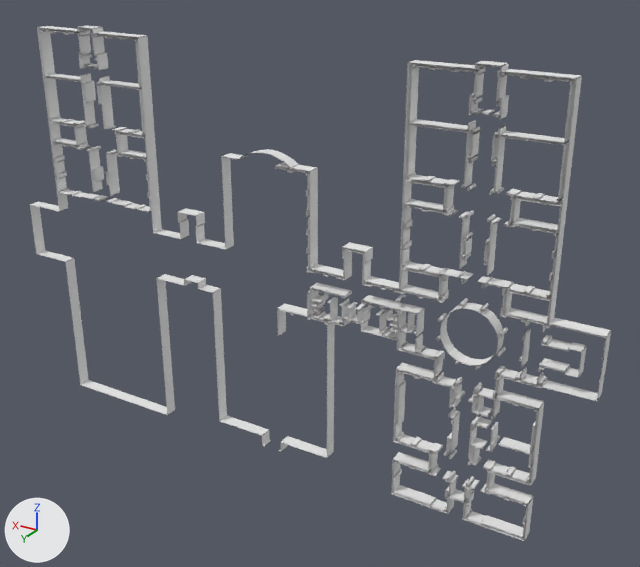
Two versions of the OBJ model TASK3-4-5_NAT/large_project/buildings/TD_def_world/TD_def_TD_n1/meshes/wall_1.obj, one commit apart.
The view is the same before and after, from a 50 mm lens placed at (-24.2, 123.2, 100.7), pointed at (52.5, -4.8, 36.7). The lights are fixed; the arrows at lower left show +X, +Y and +Z. Where no turn or scale is listed for an object, it has been applied to the vertices. Vertices at the same position are counted once.

In view in the first picture: 'walls'.
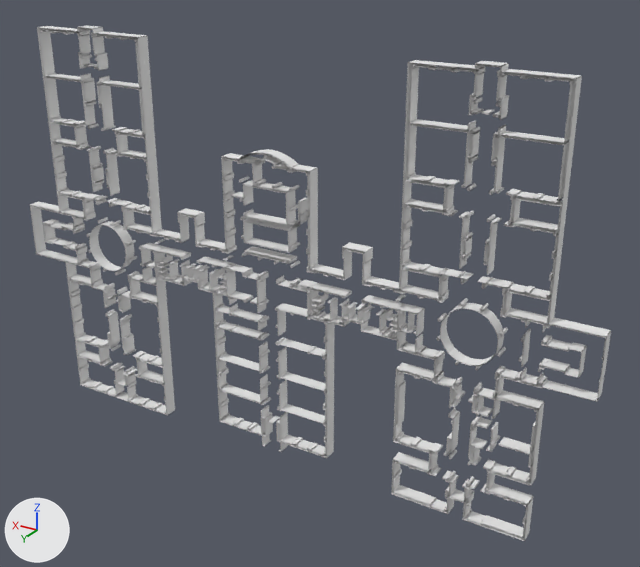
Changed parts and their boxes (x1, y1, x2, y2) in the pictures (640 x 567 px):
part 1 of me_walls, added
    after: (124, 208, 152, 233)
part 2 of me_walls, added
    after: (58, 195, 86, 218)
part 3 of me_walls, added
    after: (58, 193, 84, 200)
part 4 of me_walls, added
    after: (31, 101, 327, 455)

The change in detail:
me_walls is used by ob_walls; location (0.0, 0.0, 0.0).
me_walls had 10712 vertices, 15550 faces and spanned x 0.0..121.8, y -2.5..0.0, z 0.0..79.4.
me_walls now has 21210 vertices, 30292 faces and spans x 0.0..121.8, y -2.5..0.0, z 0.0..79.4.
me_walls part 1: the loose piece of 20 vertices spanning x 105.9..112.8, y -2.5..0.0, z 56.4..60.2 is copied, and the copy is moved by (-18.1, 0.0, -15.1); it spans x 87.7..94.7, y -2.5..0.0, z 41.3..45.1.
me_walls part 2: the loose piece of 20 vertices spanning x 87.8..94.7, y -2.5..0.0, z 56.4..60.2 is copied, and the copy is moved by (18.2, 0.0, -15.0); it spans x 105.9..112.9, y -2.5..0.0, z 41.4..45.2.
me_walls part 3: the loose piece of 8 vertices spanning x 102.0..102.2, y -2.5..0.0, z 55.8..55.9 is copied, and the copy is scaled about its middle by (-25, 1, -0.926), then moved by (7.3, 0.0, -10.7); it spans x 105.9..112.9, y -2.5..0.0, z 45.1..45.2.
me_walls part 4: 10234 vertices added at x 48.4..121.6, y -2.5..0.0, z 0.2..65.2.
